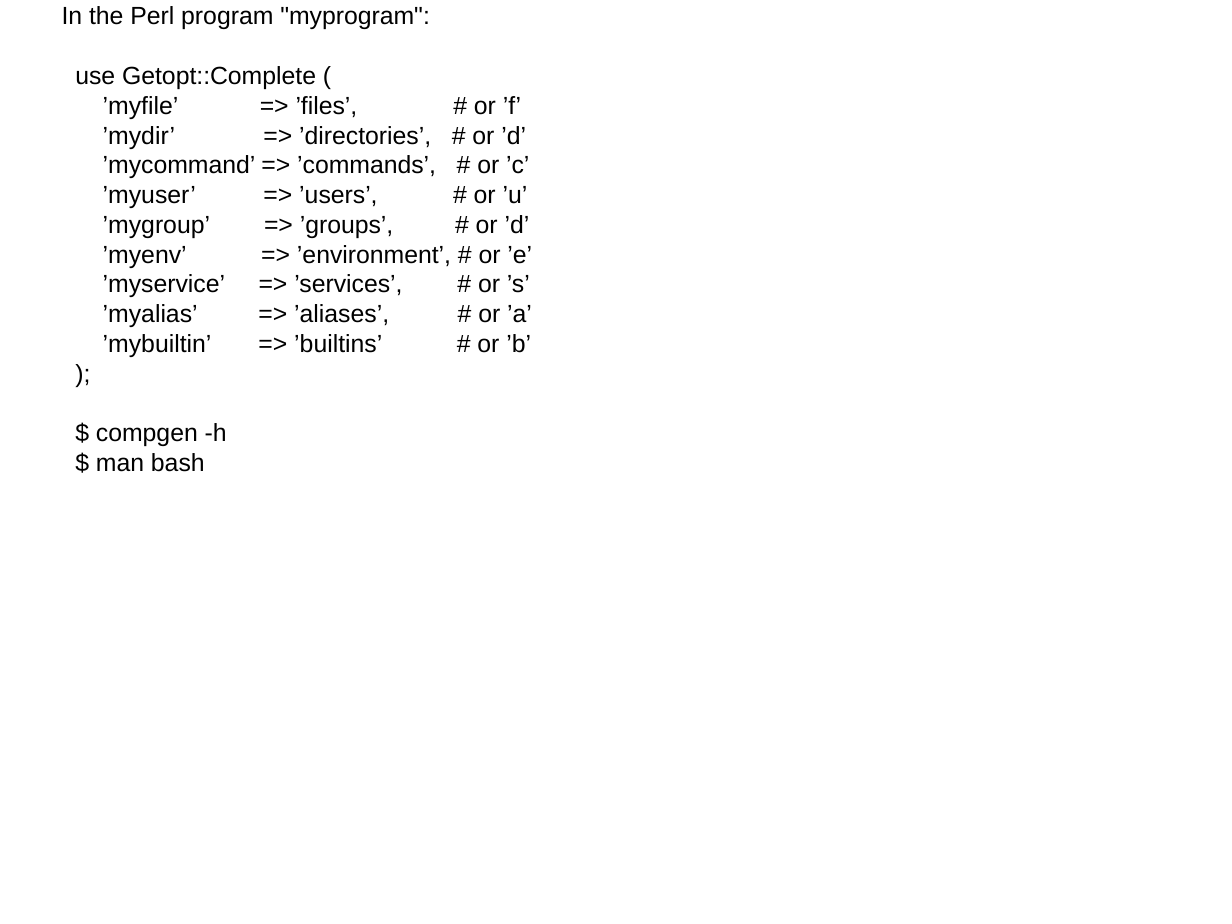
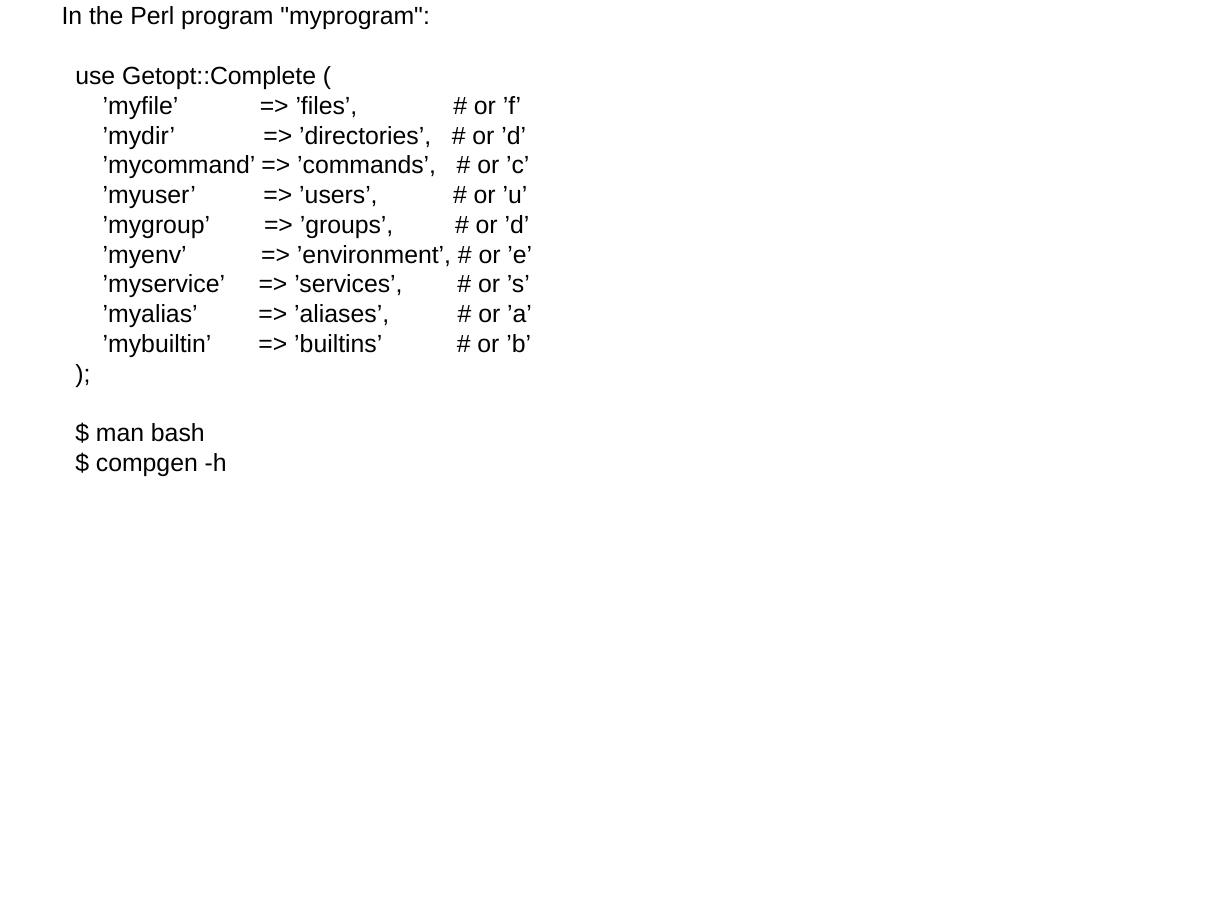
Before and after one commit to gitpan/Getopt-Complete, a slide deck: slide 59 of doc/getopt-complete.odp (slide 50 before the commit). Drawn at 1232x924 pixels with LibreOffice and Linux fonts; fonts in the diff are those of the drawing. Boxes give left, top, right and bottom in pixels: in the first picture for what was removed or moved away, otherwise in the second. Text is boxed around its words. In the diff, an @@ line names an element or a change of style, - is before the commit and + after.

```diff
--- a/doc/getopt-complete.odp
+++ b/doc/getopt-complete.odp
@@ subtitle at [96, 423, 205, 442]: paragraph added @@
+$ man bash
@@ subtitle at [96, 453, 205, 472]: paragraph removed @@
-$ man bash
```
Also in this commit, not shown: 15 other slides changed, 9 slides added, 10 other files.
